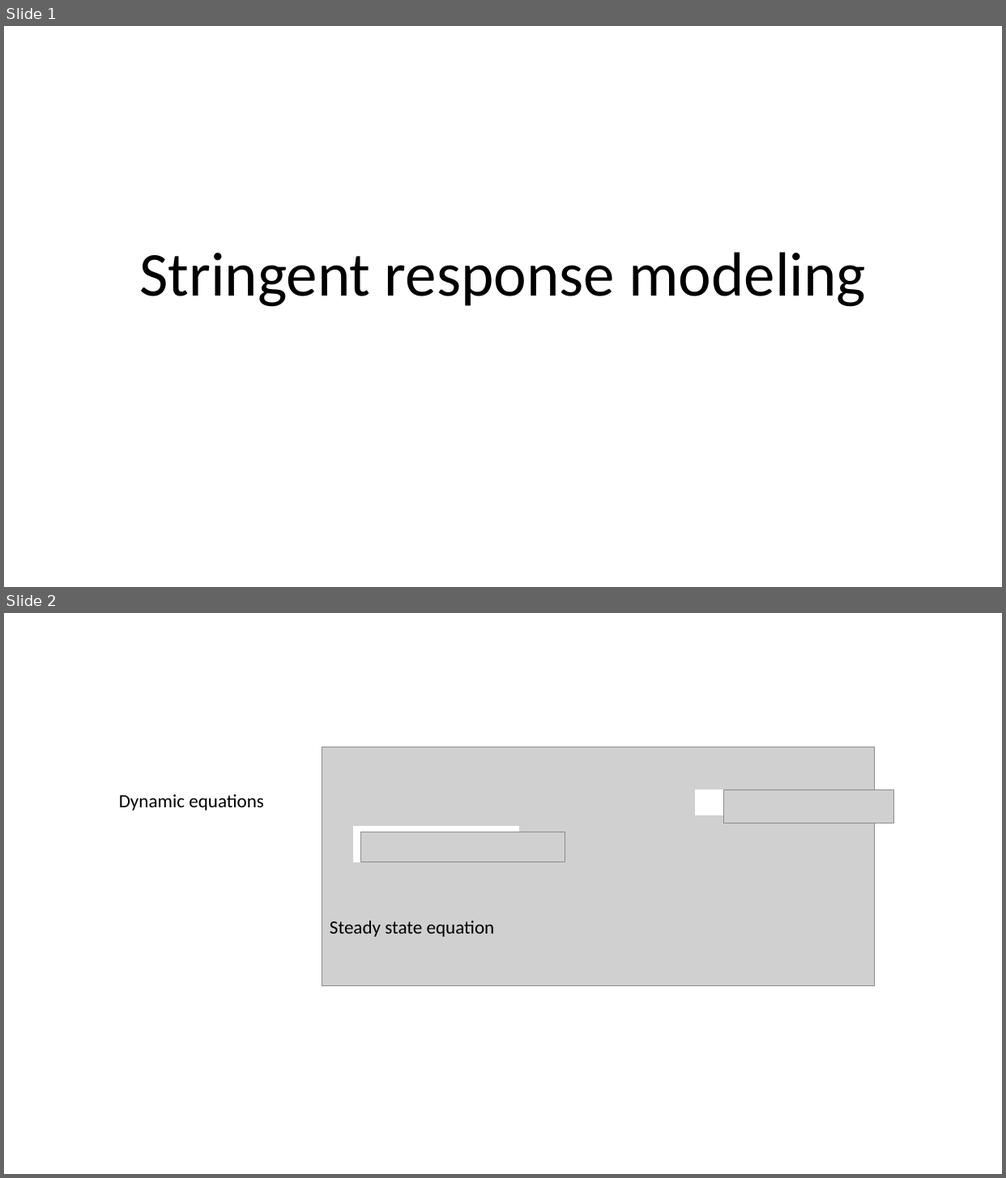
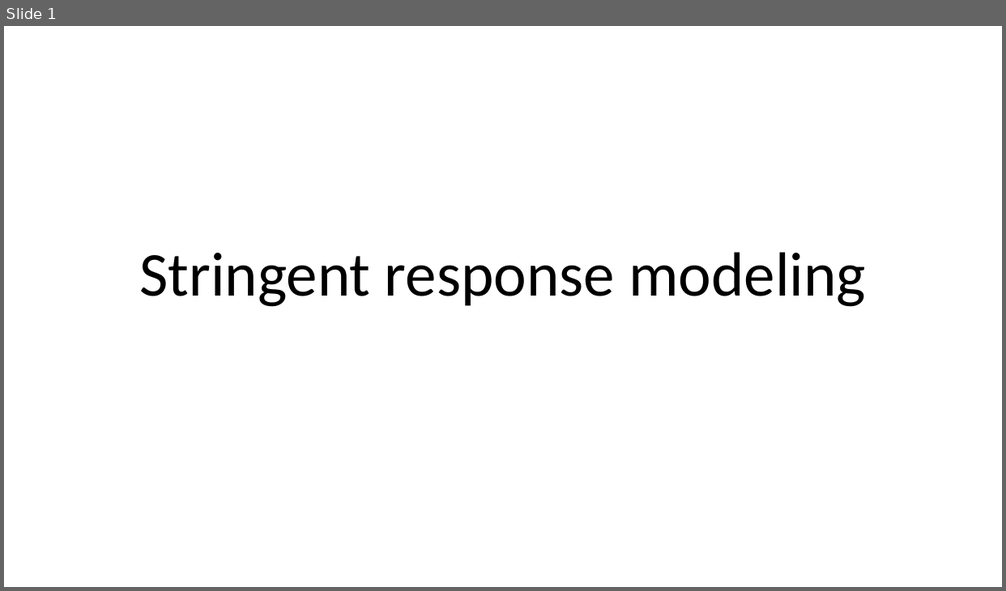
Before and after one commit to Samadarshi-Maity/Casimir-Final-Project, a slide deck: projectDescription.pptx. Shown one above the other, each under a label of ours: slides 1 and 2 before the commit, slide 1 after it. The pictures are 1006x1178 and 1006x591 pixels, drawn with LibreOffice and Linux fonts; fonts in the diff are those of the drawing; grey boxes stand for pictures. Boxes give left, top, right and bottom in pixels: in the first picture for what was removed or moved away, otherwise in the second. Text is boxed around its words. In the diff, an @@ line names an element or a change of style, - is before the commit and + after.

```diff
--- a/projectDescription.pptx
+++ b/projectDescription.pptx
@@ slide 2 removed at (4, 613, 1002, 1174), background #FFFFFF @@
@@ picture removed at (322, 747, 875, 986) @@
@@ text removed at (119, 794, 264, 811) @@
-Dynamic equations
@@ rectangle removed at (696, 790, 865, 815) @@
@@ picture removed at (723, 790, 893, 824) @@
@@ rectangle removed at (354, 826, 519, 862) @@
@@ picture removed at (360, 833, 565, 862) @@
@@ text removed at (330, 921, 495, 937) @@
-Steady state equation
```
Also in this commit, not shown: 3 slides added, 2 other slides removed.
